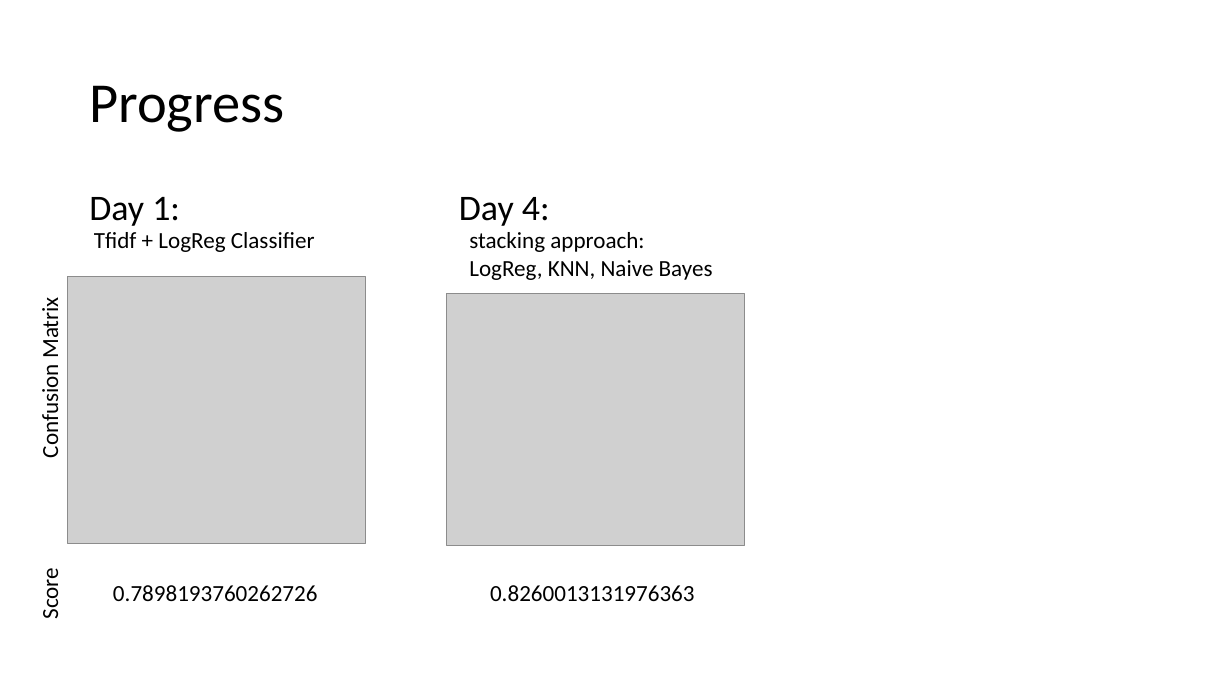
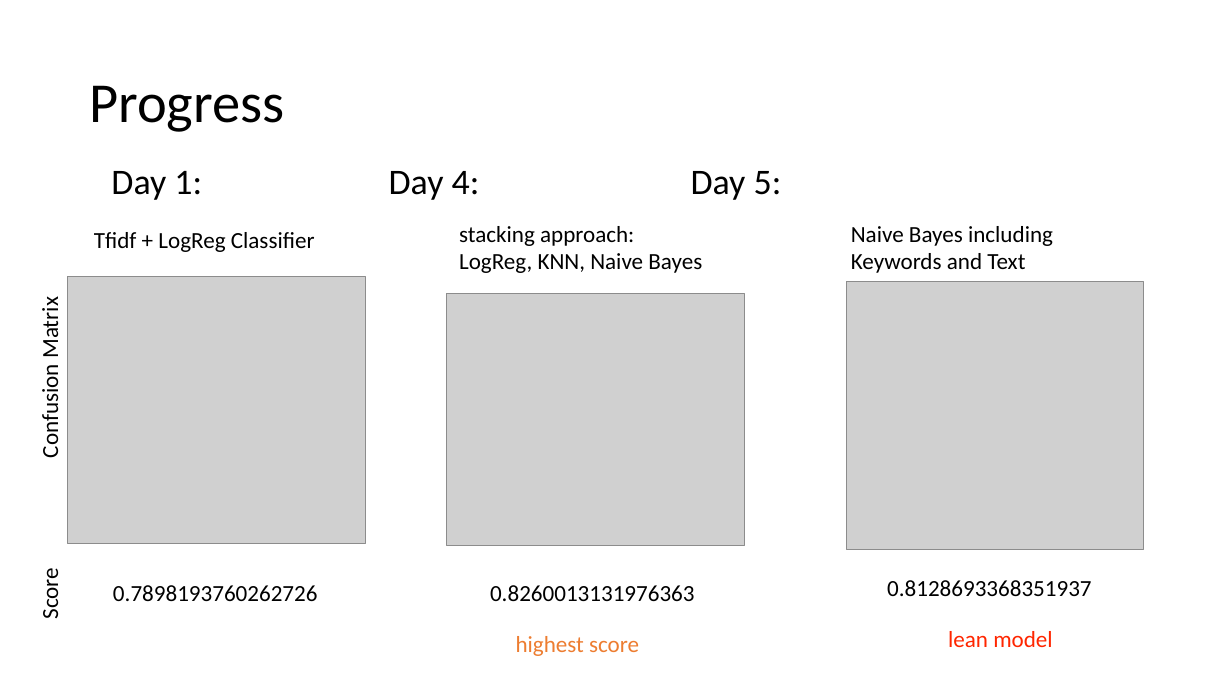
Before and after one commit to julia105/NLP-Project, a slide deck: slide 17 of Presentation Fire.pptx (slide 14 before the commit). Drawn at 1232x693 pixels with LibreOffice and Linux fonts; fonts in the diff are those of the drawing; grey boxes stand for pictures. Boxes give left, top, right and bottom in pixels: in the first picture for what was removed or moved away, otherwise in the second. Text is boxed around its words. In the diff, an @@ line names an element or a change of style, - is before the commit and + after.

```diff
--- a/Presentation Fire.pptx
+++ b/Presentation Fire.pptx
@@ text at (111, 171, 782, 200): text changed @@
-Day 1: Day 4:
+Day 1: Day 4: Day 5:
@@ text "stacking approach:": place and size @@
-text "stacking approach:" at (469, 232, 713, 280)
+text "stacking approach:" at (459, 226, 702, 273)
@@ text added at (851, 226, 1053, 273), 18 pt, text #000000 @@
+Naive Bayes including Keywords and Text
@@ picture added at (847, 282, 1144, 550) @@
@@ text added at (887, 580, 1092, 596), 18 pt, text #000000 @@
+0.8128693368351937
@@ text added at (516, 636, 639, 656), 18 pt, text #ED7D31 @@
+highest score
@@ text added at (948, 631, 1052, 647), 18 pt, text #FF2600 @@
+lean model
```
Also in this commit, not shown: 9 other slides changed, 3 slides added.
